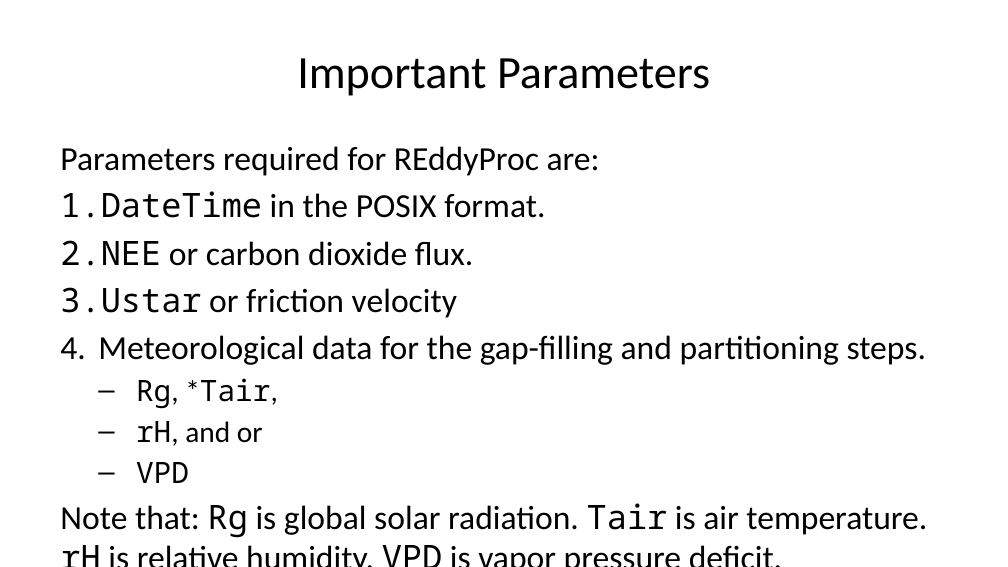
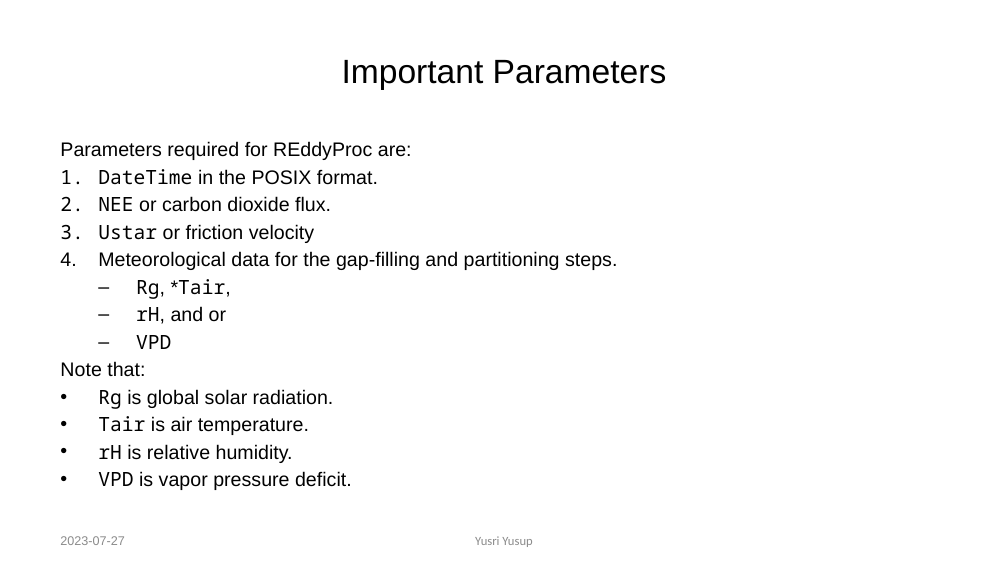
Before and after one commit to yusriy/reddyproc_class, a slide deck: slide 13 of R/REddyProc_presentation.pptx (slide 11 before the commit). Drawn at 1008x567 pixels with LibreOffice and Linux fonts; fonts in the diff are those of the drawing. Boxes give left, top, right and bottom in pixels: in the first picture for what was removed or moved away, otherwise in the second. Text is boxed around its words. In the diff, an @@ line names an element or a change of style, - is before the commit and + after.

```diff
--- a/R/REddyProc_presentation.pptx
+++ b/R/REddyProc_presentation.pptx
@@ title "Important Parameters" at <box>342,60,667,90</box>: size 33 to 24 pt, font Calibri to Arial @@
@@ text at <box>60,141,617,349</box>: size 24 to 14 pt in "Parameters required for REddyProc are:", "DateTime in the POSIX format.", "NEE or carbon dioxide flux.", "Ustar or friction velocity" and 1 more places; font Calibri to Arial in "Parameters required for REddyProc are:", "in the POSIX format.", "or carbon dioxide flux.", "or friction velocity" and 3 more places; size 21 to 14 pt in "Rg, *Tair,", "rH, and or", "VPD"; less space between paragraphs @@
@@ text at <box>60,361,352,490</box>: text changed; size 24 to 14 pt; font Calibri to Arial @@
-Note that: Rg is global solar radiation. Tair is air temperature. rH is relative humidity. VPD is vapor pressure deficit.
+Note that:
+• Rg is global solar radiation.
+• Tair is air temperature.
+• rH is relative humidity.
+• VPD is vapor pressure deficit.
@@ text added at <box>60,536,124,545</box>, 9 pt, text #8C8C8C @@
+2023-07-27
@@ text added at <box>475,536,532,547</box>, 9 pt, text #8C8C8C @@
+Yusri Yusup
```
Also in this commit, not shown: 52 other slides changed, 23 slides added, 4 slides removed, 25 other files.
